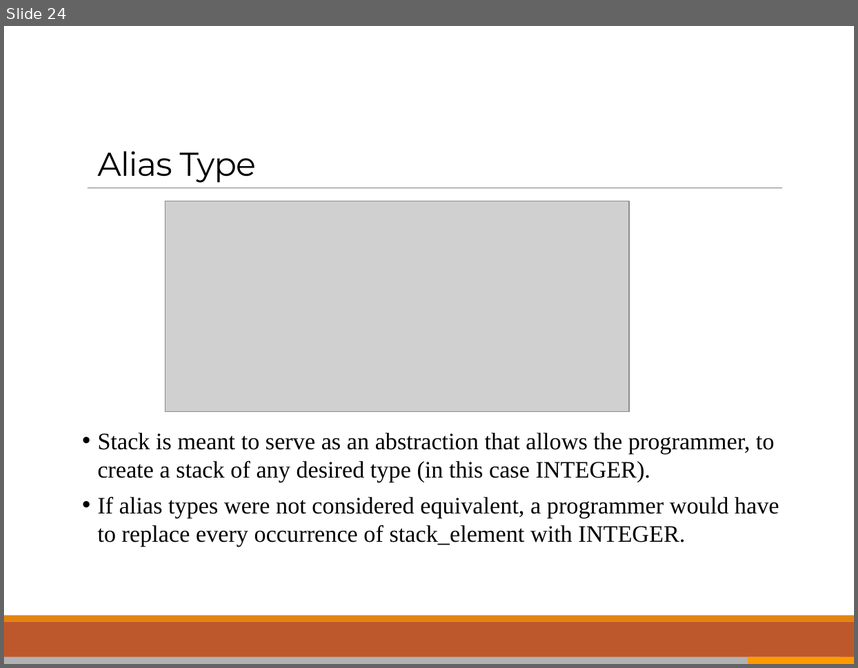
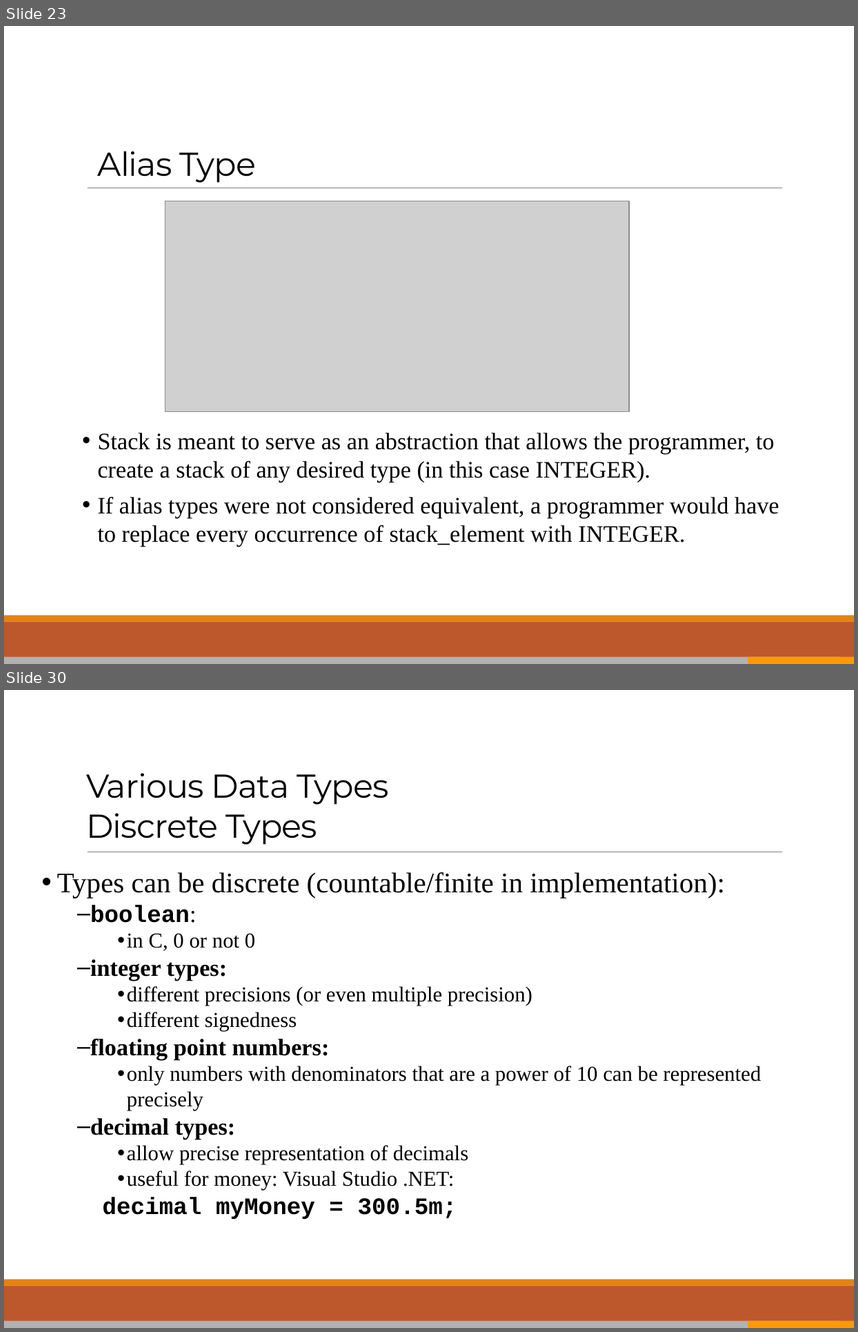
Before and after one commit to ppawar/ppawar.github.io, a slide deck: CSE216-S19/slides/PPT/CSE216_Lec4.pptx. Shown one above the other, each under a label of ours: slide 24 before the commit, slides 23 and 30 after it; the slides between them are not shown. The pictures are 858x668 and 858x1332 pixels, drawn with LibreOffice and Linux fonts; fonts in the diff are those of the drawing; grey boxes stand for pictures. Boxes give left, top, right and bottom in pixels: in the first picture for what was removed or moved away, otherwise in the second. Text is boxed around its words. In the diff, an @@ line names an element or a change of style, - is before the commit and + after.

```diff
--- a/CSE216-S19/slides/PPT/CSE216_Lec4.pptx
+++ b/CSE216-S19/slides/PPT/CSE216_Lec4.pptx
@@ slide 30 added at bbox=[4, 690, 854, 1328], background #FFFFFF; not listed: 3 template elements that a slide beside it also shows @@
@@ title added at bbox=[86, 773, 389, 845], 28 pt, text #000000 @@
+Various Data Types
+Discrete Types
@@ text added at bbox=[57, 872, 761, 1219], 18 pt, text #000000 @@
+• Types can be discrete (countable/finite in implementation):
+  – boolean:
+    • in C, 0 or not 0
+  – integer types:
+    • different precisions (or even multiple precision)
+    • different signedness
+  – floating point numbers:
+    • only numbers with denominators that are a power of 10 can be represented precisely
+  – decimal types:
+    • allow precise representation of decimals
+    • useful for money: Visual Studio .NET:
+      decimal myMoney = 300.5m;
@@ rectangle added at bbox=[4, 1321, 840, 1328], fill #B2B2B4 @@
@@ rectangle added at bbox=[748, 1321, 854, 1328], fill #FF9900 @@
@@ what was slide 24 is now slide 23 @@
```
Also in this commit, not shown: 2 slides changed, 15 other slides added, 1 slide removed, 15 other files.
